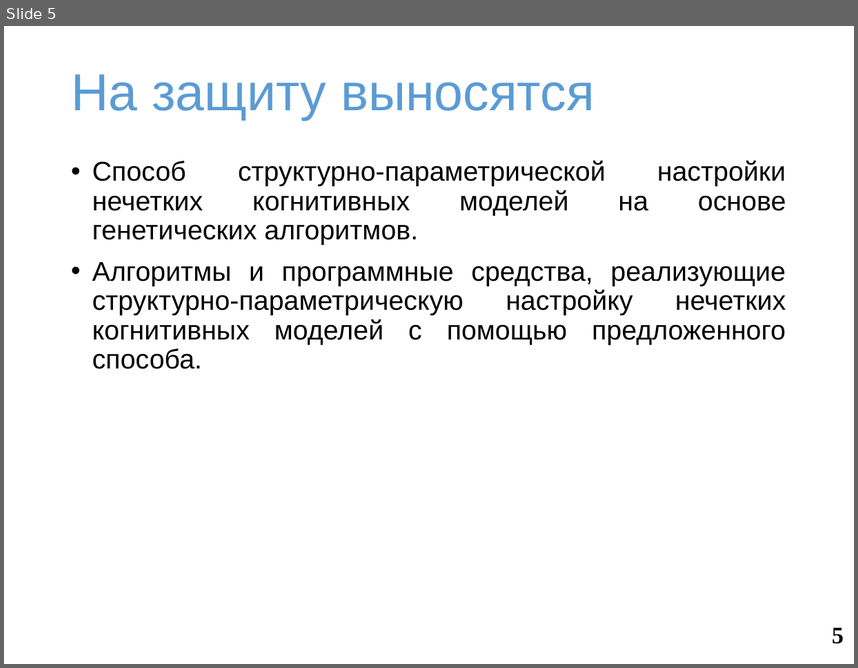
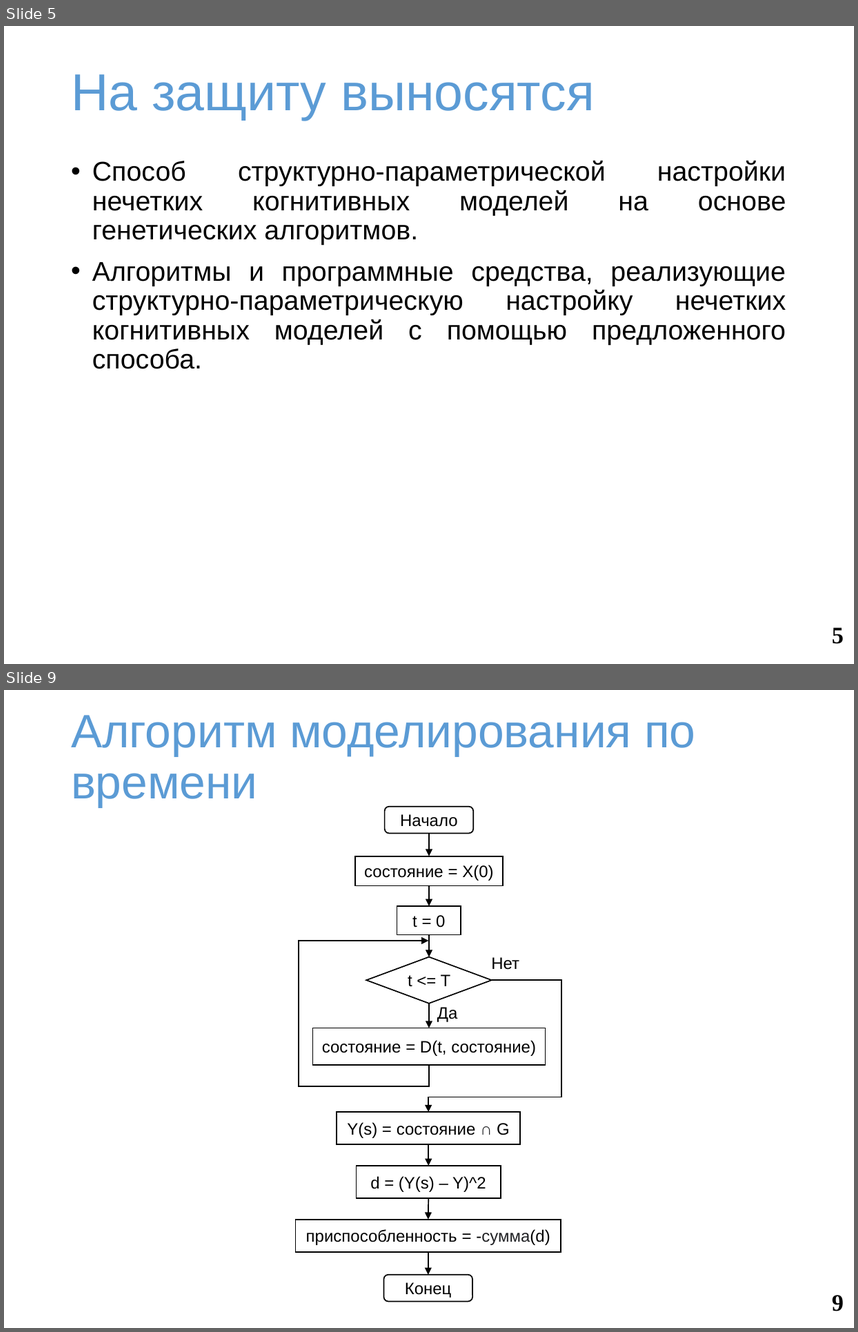
Before and after one commit to SquakR/fuzzy_cognitive_model, a slide deck: docs/presentation.pptx. Shown one above the other, each under a label of ours: slide 5 before the commit, slides 5 and 9 after it; the slides between them are not shown. The pictures are 858x668 and 858x1332 pixels, drawn with LibreOffice and Linux fonts; fonts in the diff are those of the drawing; background and template pictures are left out. Boxes give left, top, right and bottom in pixels: in the first picture for what was removed or moved away, otherwise in the second. Text is boxed around its words. In the diff, an @@ line names an element or a change of style, - is before the commit and + after.

```diff
--- a/docs/presentation.pptx
+++ b/docs/presentation.pptx
@@ slide 9 added at [4,690,854,1328], background #FFFFFF @@
@@ title added at [71,715,695,807], 39.6 pt, text #5B9BD5 @@
+Алгоритм моделирования по времени
@@ rounded rectangle added at [385,807,473,833], fill #FFFFFF, outline #000000 1 pt, 14 pt, text #000000 @@
+Начало
@@ arrow added from (429, 833) to (429, 856), #000000 1 pt @@
@@ rectangle added at [355,856,503,885], fill #FFFFFF, outline #000000 1 pt, 14 pt, text #000000 @@
+состояние = X(0)
@@ arrow added from (429, 885) to (429, 906), #000000 1 pt @@
@@ rectangle added at [397,906,461,935], fill #FFFFFF, outline #000000 1 pt, 14 pt, text #000000 @@
+t = 0
@@ arrow added from (429, 935) to (429, 957), #000000 1 pt @@
@@ elbow arrow added from (429, 1065) to (428, 940), #000000 1 pt @@
@@ diamond added at [366,957,491,1004], fill #FFFFFF, outline #000000 1 pt, 14 pt, text #000000 @@
+t <= T
@@ text added at [491,957,519,969], 14 pt, text #000000 @@
+Нет
@@ elbow arrow added from (492, 980) to (428, 1112), #000000 1 pt @@
@@ arrow added from (429, 1003) to (429, 1027), #000000 1 pt @@
@@ text added at [437,1007,458,1022], 14 pt, text #000000 @@
+Да
@@ rectangle added at [312,1027,545,1064], fill #FFFFFF, outline #000000 1 pt, 14 pt, text #000000 @@
+состояние = D(t, состояние)
@@ rectangle added at [337,1112,520,1144], fill #FFFFFF, outline #000000 1 pt, 14 pt, text #000000 @@
+Y(s) = состояние ∩ G
@@ arrow added from (428, 1144) to (428, 1165), #000000 1 pt @@
@@ rectangle added at [356,1165,500,1198], fill #FFFFFF, outline #000000 1 pt, 14 pt, text #000000 @@
+d = (Y(s) – Y)^2
@@ arrow added from (428, 1199) to (428, 1219), #000000 1 pt @@
@@ rectangle added at [296,1219,561,1251], fill #FFFFFF, outline #000000 1 pt, 14 pt, text #000000 @@
+приспособленность = -сумма(d)
@@ arrow added from (428, 1252) to (428, 1274), #000000 1 pt @@
@@ rounded rectangle added at [384,1274,473,1301], fill #FFFFFF, outline #000000 1 pt, 14 pt, text #000000 @@
+Конец
@@ page number added at [832,1294,844,1311], 20 pt, text #000000, bold @@
+9
```
Also in this commit, not shown: 3 slides changed, 1 other slide added.
